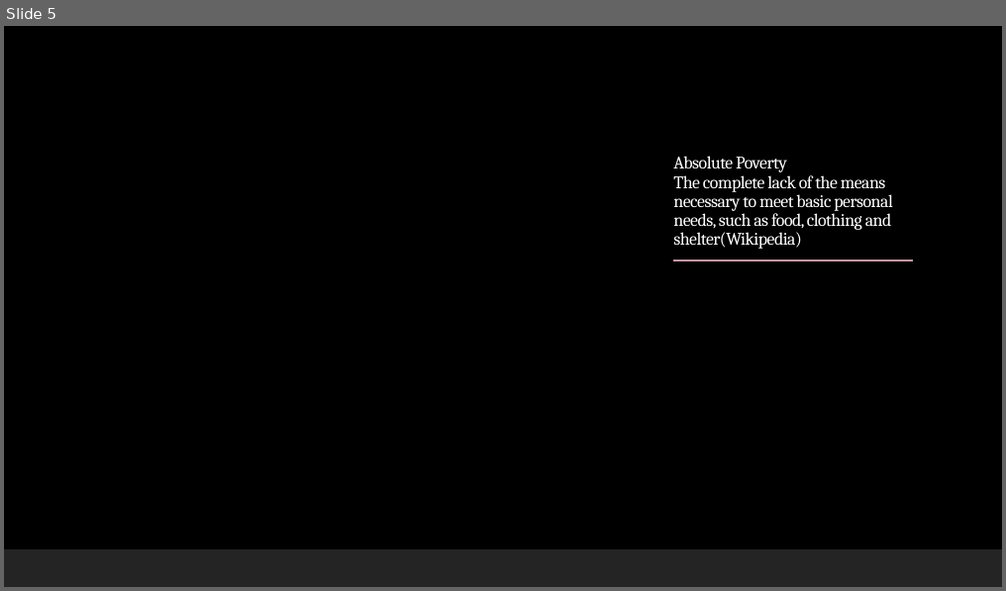
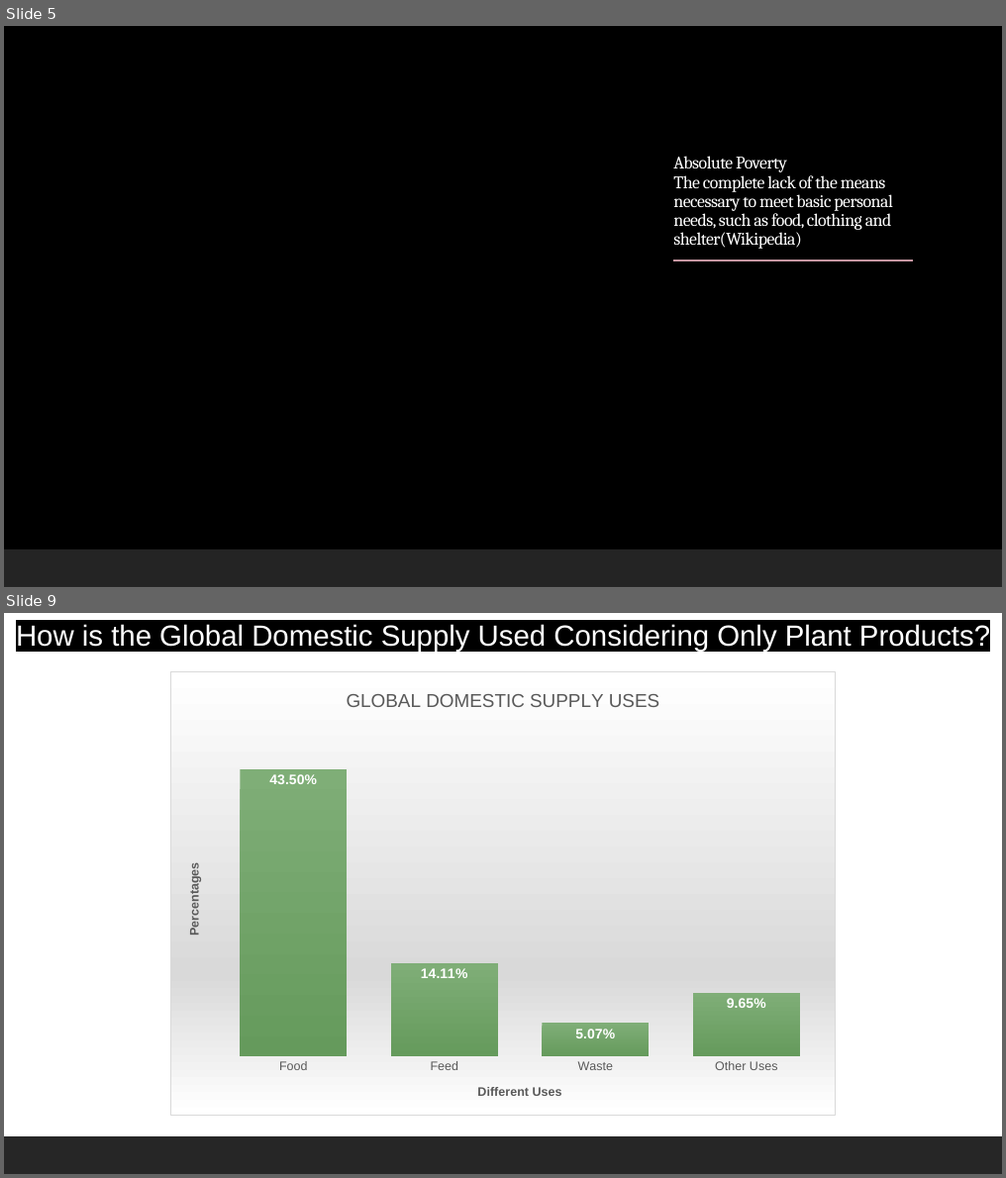
Before and after one commit to furawa/OC_data_analyst_projects, a slide deck: 01_public_health_study/public_health_study_presentation.pptx. Shown one above the other, each under a label of ours: slide 5 before the commit, slides 5 and 9 after it; the slides between them are not shown. The pictures are 1006x591 and 1006x1178 pixels, drawn with LibreOffice and Linux fonts; fonts in the diff are those of the drawing; background and template pictures are left out. Boxes give left, top, right and bottom in pixels: in the first picture for what was removed or moved away, otherwise in the second. Text is boxed around its words. In the diff, an @@ line names an element or a change of style, - is before the commit and + after.

```diff
--- a/01_public_health_study/public_health_study_presentation.pptx
+++ b/01_public_health_study/public_health_study_presentation.pptx
@@ slide 9 added at <box>4,613,1002,1174</box>, background #FFFFFF; not listed: 1 template element that a slide beside it also shows @@
@@ text added at <box>16,624,990,652</box>, 28 pt, text #FFFFFF @@
+How is the Global Domestic Supply Used Considering Only Plant Products?
@@ column chart added at <box>170,672,836,1116</box> @@
+title "GLOBAL DOMESTIC SUPPLY USES "
+categories: Food, Feed, Waste, Other Uses
+Series 1: 0.435, 0.1411, 0.0507, 0.0965
```
Also in this commit, not shown: 2 slides changed, 19 other slides added, 3 other files.
